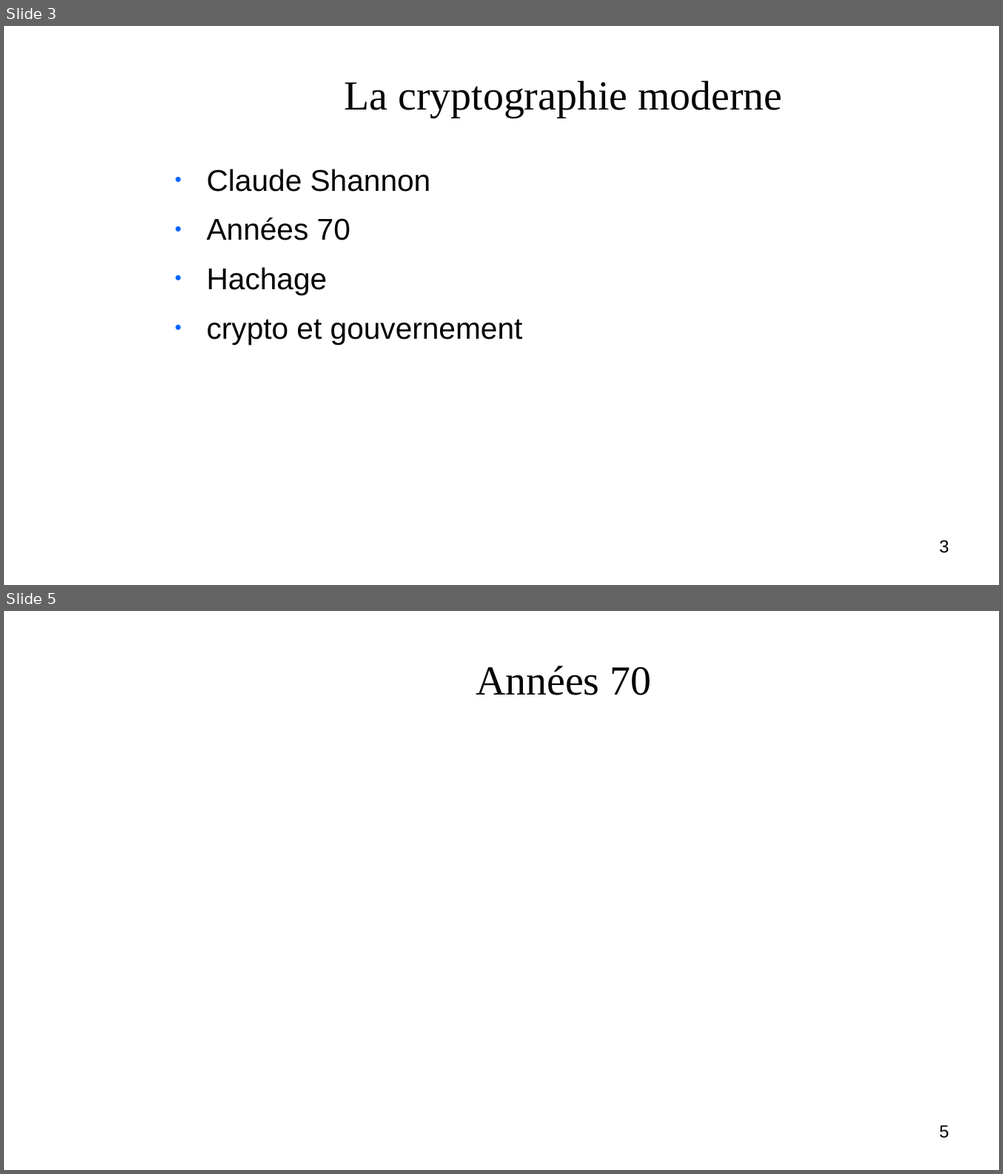
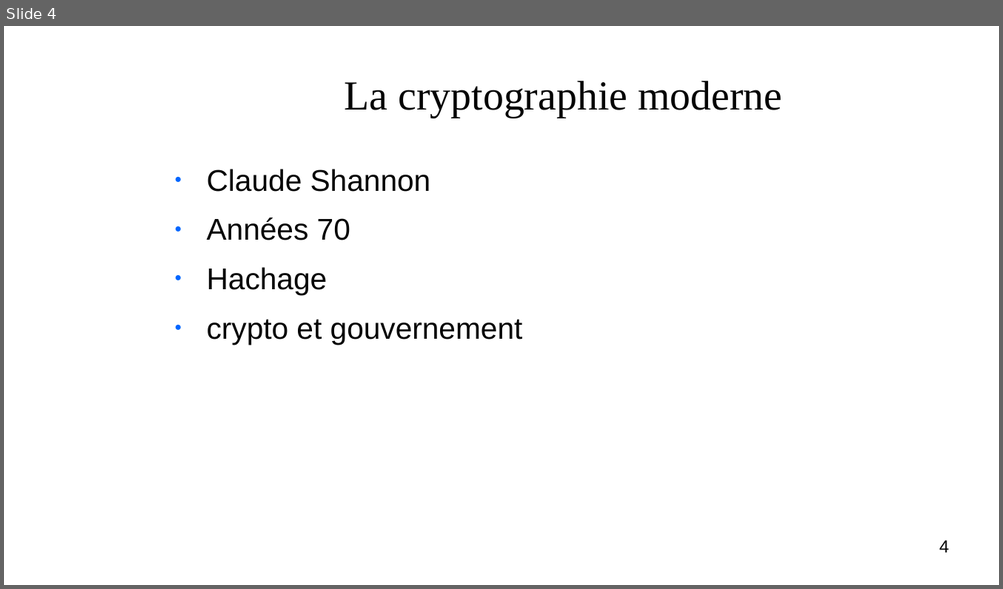
Before and after one commit to vinhphuctr/ASPE, a slide deck: communication/crypto.odp. Shown one above the other, each under a label of ours: slides 3 and 5 before the commit, slide 4 after it; the slides between them are not shown. The pictures are 1003x1174 and 1003x589 pixels, drawn with LibreOffice and Linux fonts; fonts in the diff are those of the drawing; background and template pictures are left out. Boxes give left, top, right and bottom in pixels: in the first picture for what was removed or moved away, otherwise in the second. Text is boxed around its words. In the diff, an @@ line names an element or a change of style, - is before the commit and + after.

```diff
--- a/communication/crypto.odp
+++ b/communication/crypto.odp
@@ slide 5 removed at (4,611,999,1170), background picture (left out) @@
@@ title removed at (475,666,652,695) @@
-Années 70
@@ page number removed at (939,1125,948,1139) @@
-5
@@ what was slide 3 is now slide 4 @@
@@ page number at (939,540,948,553): text changed @@
-3
+4
```
Also in this commit, not shown: 2 slides changed, 3 slides added, 1 other slide removed, 1 other file.
